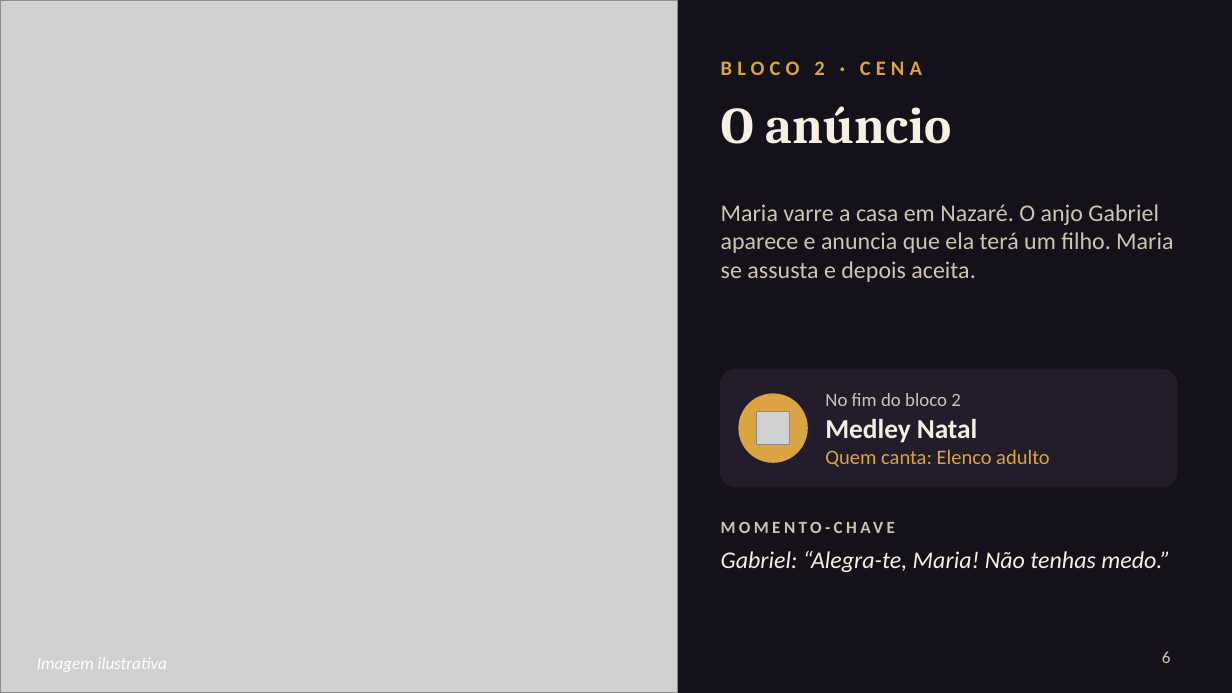
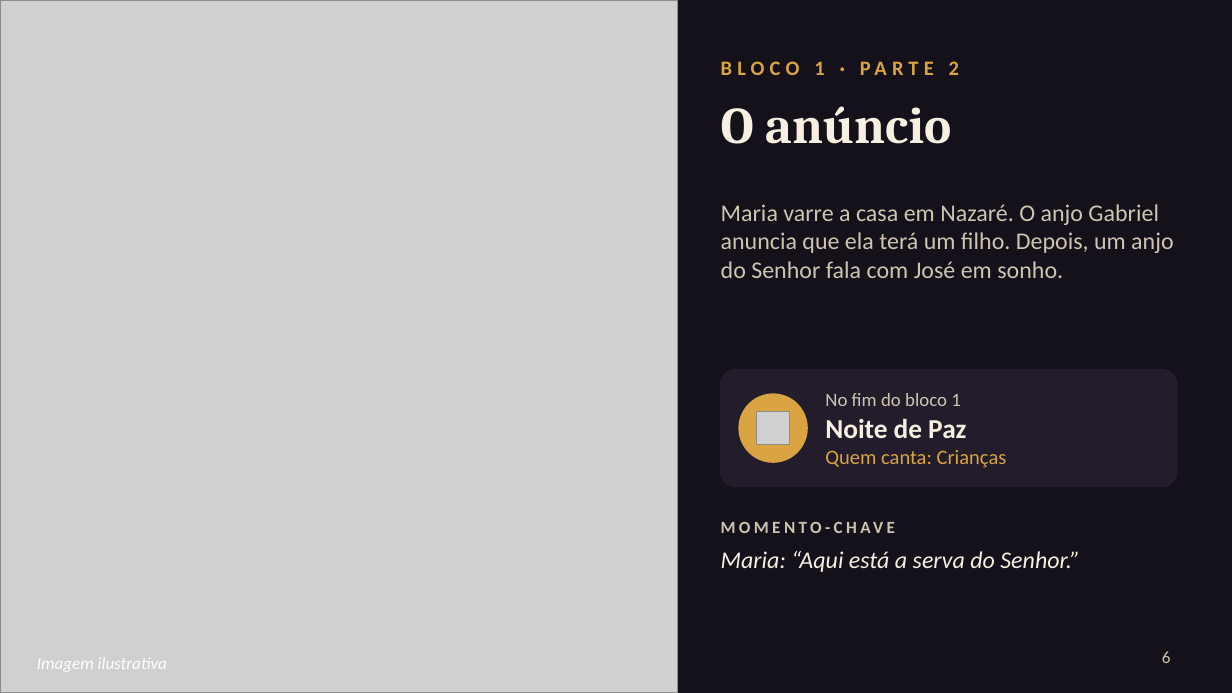
Before and after one commit to MatheusXd1227/Rob-IA-BTG, a slide deck: slide 6 of teatro/apresentacao-peca-natal.pptx. Drawn at 1232x693 pixels with LibreOffice and Linux fonts; fonts in the diff are those of the drawing; grey boxes stand for pictures. Boxes give left, top, right and bottom in pixels: in the first picture for what was removed or moved away, otherwise in the second. Text is boxed around its words. In the diff, an @@ line names an element or a change of style, - is before the commit and + after.

```diff
--- a/teatro/apresentacao-peca-natal.pptx
+++ b/teatro/apresentacao-peca-natal.pptx
@@ text at box(814, 61, 959, 75): text changed @@
-BLOCO 2 · CENA
+BLOCO 1 · PARTE 2
@@ text at box(721, 204, 1173, 278): text changed @@
-Maria varre a casa em Nazaré. O anjo Gabriel aparece e anuncia que ela terá um filho. Maria se assusta e depois aceita.
+Maria varre a casa em Nazaré. O anjo Gabriel anuncia que ela terá um filho. Depois, um anjo do Senhor fala com José em sonho.
@@ text at box(825, 393, 1007, 468): text changed @@
-No fim do bloco 2
-Medley Natal
-Quem canta: Elenco adulto
+No fim do bloco 1
+Noite de Paz
+Quem canta: Crianças
@@ text at box(721, 551, 1080, 572): text changed @@
-Gabriel: “Alegra-te, Maria! Não tenhas medo.”
+Maria: “Aqui está a serva do Senhor.”
```
Also in this commit, not shown: 9 other slides changed, 1 slide added, 2 other files.
